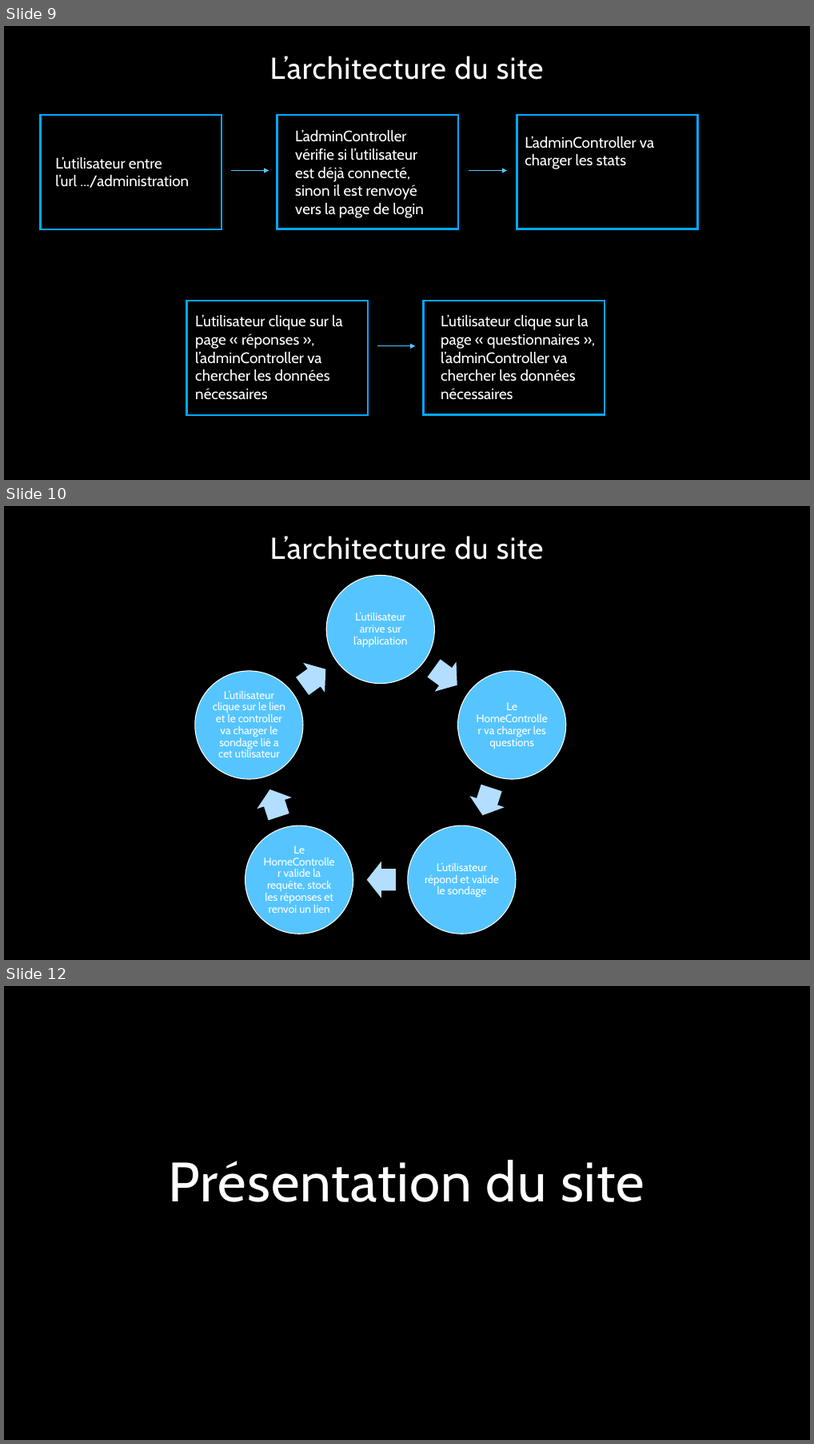
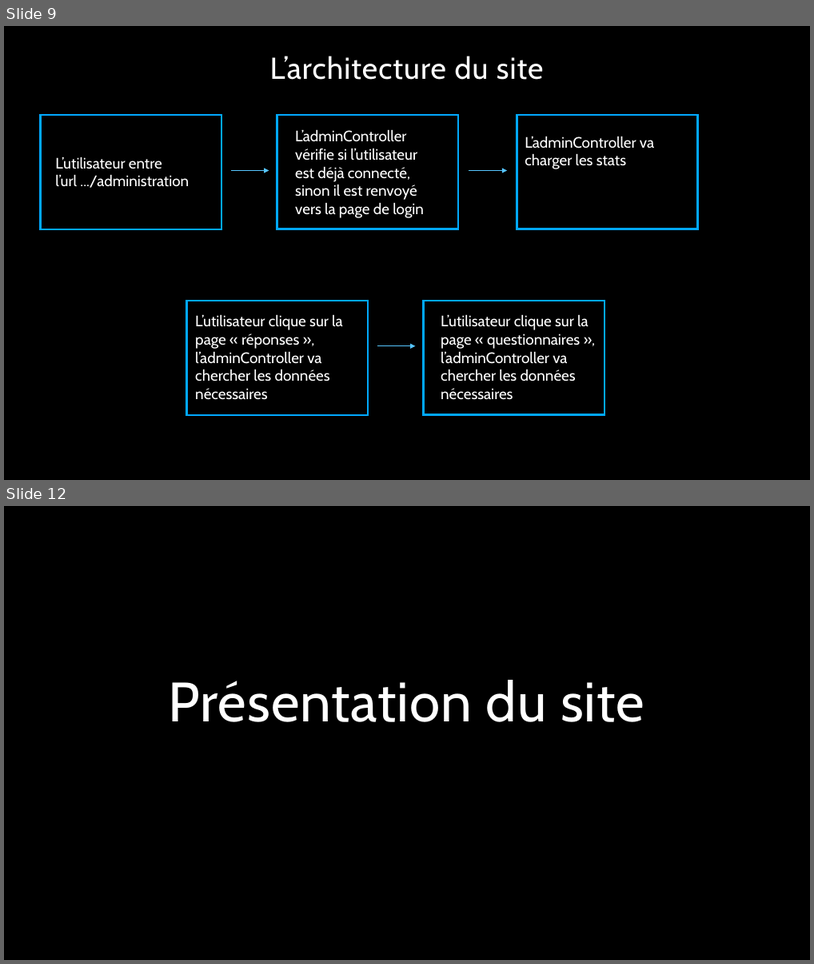
Before and after one commit to NicolasEhrhard/bigscreen, a slide deck: PFE - Copie.pptx. Shown one above the other, each under a label of ours: slides 9, 10 and 12 before the commit, slides 9 and 12 after it; the slides between them are not shown. The pictures are 814x1444 and 814x964 pixels, drawn with LibreOffice and Linux fonts; fonts in the diff are those of the drawing; background and template pictures are left out. Boxes give left, top, right and bottom in pixels: in the first picture for what was removed or moved away, otherwise in the second. Text is boxed around its words. In the diff, an @@ line names an element or a change of style, - is before the commit and + after.

```diff
--- a/PFE - Copie.pptx
+++ b/PFE - Copie.pptx
@@ slide 10 removed at (4, 506, 810, 960), background picture (left out) @@
@@ title removed at (270, 536, 544, 560) @@
-L’architecture du site
@@ group removed at (195, 575, 566, 934): 5 ellipses, 5 texts, 5 right arrows @@
-L’utilisateur arrive sur l’application
-Le HomeController va charger les questions
-L’utilisateur répond et valide le sondage
-Le HomeController valide la requête, stock les réponses et renvoi un lien
-L’utilisateur clique sur le lien et le controller va charger le sondage lié a cet utilisateur
```
Also in this commit, not shown: 5 slides changed, 1 slide added, 1 other slide removed, 6 other files.
